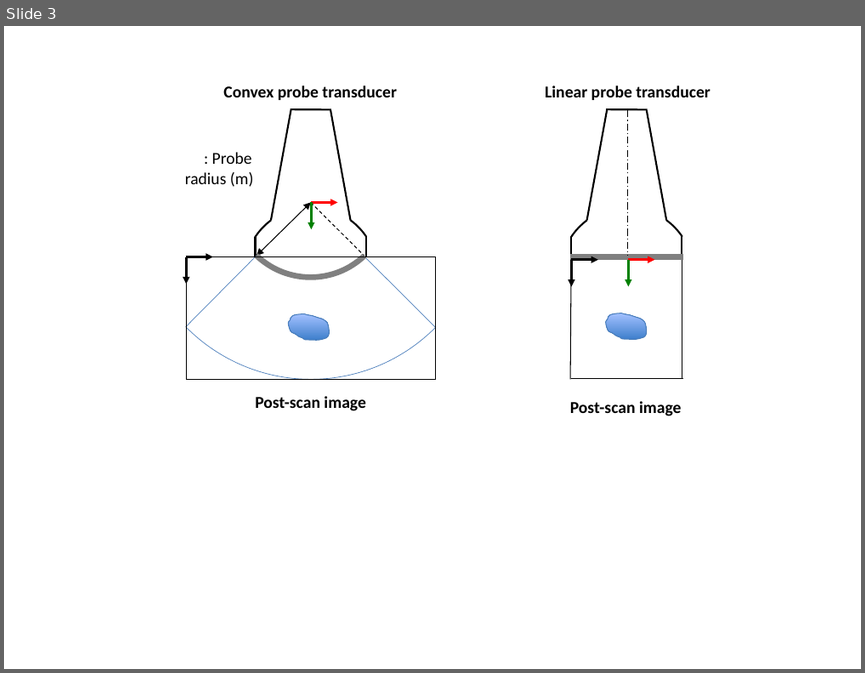
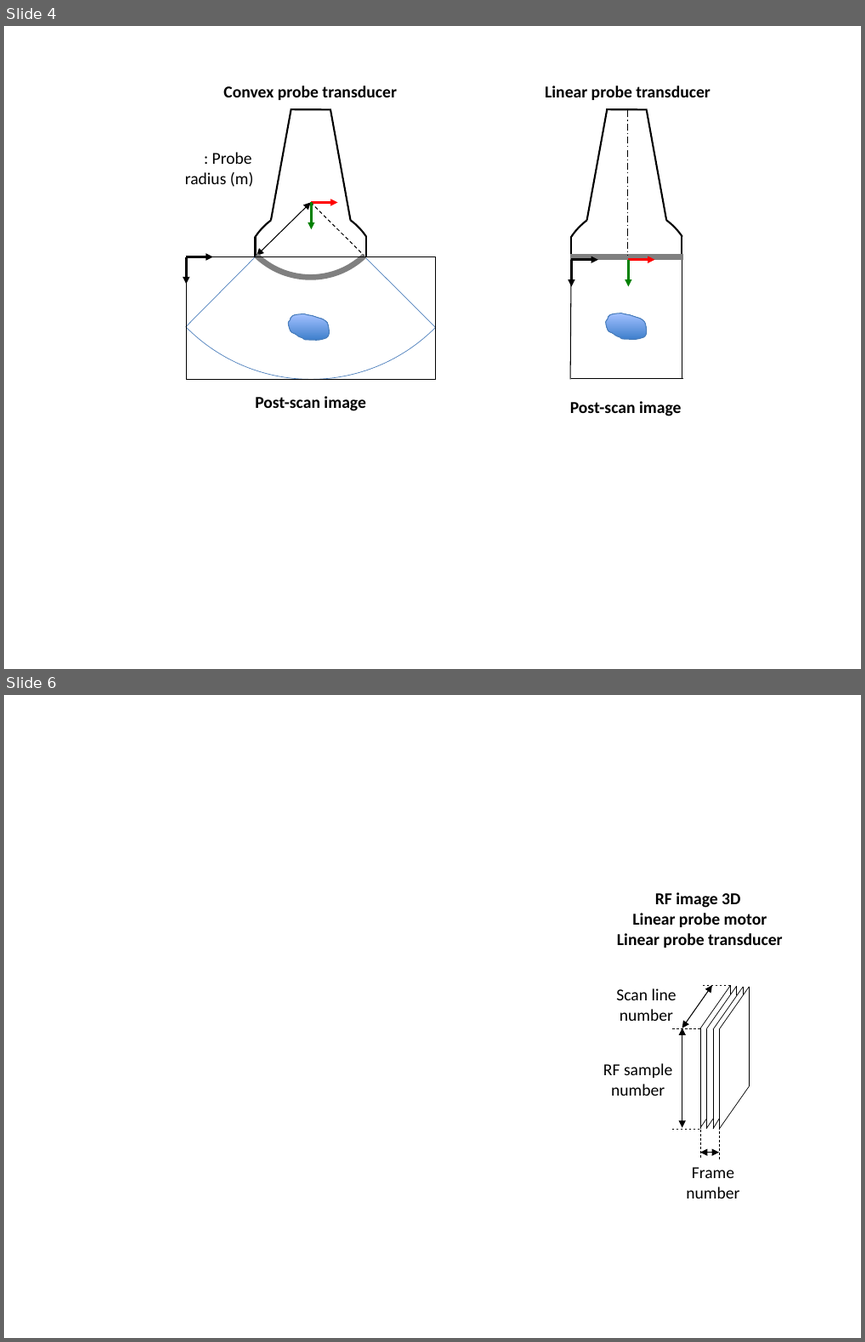
Before and after one commit to lagadic/ustk, a slide deck: doc/image/img-usProbeSettings.pptx. Shown one above the other, each under a label of ours: slide 3 before the commit, slides 4 and 6 after it; the slides between them are not shown. The pictures are 865x673 and 865x1342 pixels, drawn with LibreOffice and Linux fonts; fonts in the diff are those of the drawing; background and template pictures are left out. Boxes give left, top, right and bottom in pixels: in the first picture for what was removed or moved away, otherwise in the second. Text is boxed around its words. In the diff, an @@ line names an element or a change of style, - is before the commit and + after.

Commit message:
Introduce frame number in motor settings and scanline number in transducer settings. Remove some constructors with all the parameters

```diff
--- a/doc/image/img-usProbeSettings.pptx
+++ b/doc/image/img-usProbeSettings.pptx
@@ slide 6 added at box(4, 695, 861, 1338), background #FFFFFF @@
@@ text added at box(617, 892, 783, 947), 14 pt, text #000000, bold @@
+RF image 3D
+Linear probe motor
+Linear probe transducer
@@ text added at box(616, 988, 676, 1021), 14 pt, text #000000 @@
+Scan line
+number
@@ double arrow added from (712, 986) to (681, 1028), #000000 0.75 pt @@
@@ line added from (731, 986) to (701, 986), #000000 0.5 pt dashed @@
@@ line added from (699, 1028) to (670, 1028), #000000 0.5 pt dashed @@
@@ double arrow added from (681, 1128) to (681, 1028), #000000 0.75 pt @@
@@ text added at box(603, 1063, 672, 1095), 14 pt, text #000000 @@
+RF sample
+number
@@ group added at box(701, 986, 749, 1129): 16 lines @@
@@ line added from (701, 1157) to (701, 1128), #000000 0.5 pt dashed @@
@@ line added from (699, 1129) to (670, 1129), #000000 0.5 pt dashed @@
@@ double arrow added from (701, 1151) to (719, 1151), #000000 0.75 pt @@
@@ line added from (719, 1158) to (719, 1129), #000000 0.5 pt dashed @@
@@ text added at box(686, 1167, 739, 1198), 14 pt, text #000000 @@
+Frame
+number
@@ what was slide 3 is now slide 4 @@
```
Also in this commit, not shown: 1 slide changed, 3 other slides added, 1 slide removed, 14 other files.
